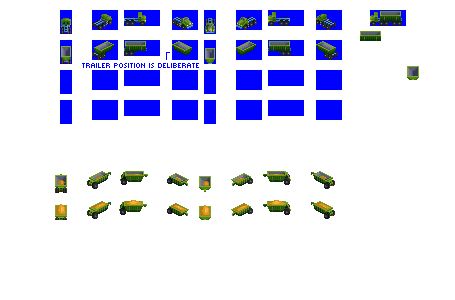
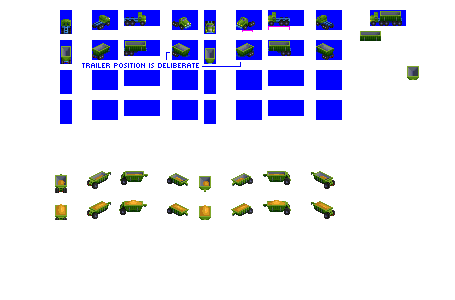
Layered file, before and after one edit (455px x 300px). Changes by layer:
painted on "cab" over (61, 14, 327, 27)
painted on "trailer body" over (92, 24, 336, 56)
painted on "trailer chassis" over (92, 48, 338, 60)
removed layer "Layer 0" over (61, 14, 338, 67)
added layer "Layer 1" above "background" over (247, 22, 253, 28)
added layer "background" over (61, 14, 338, 67)
